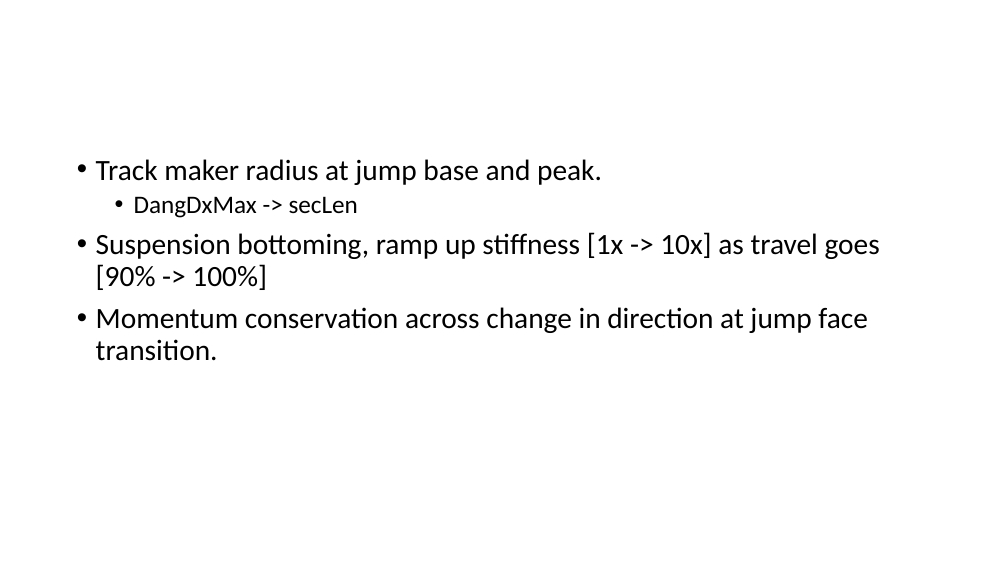
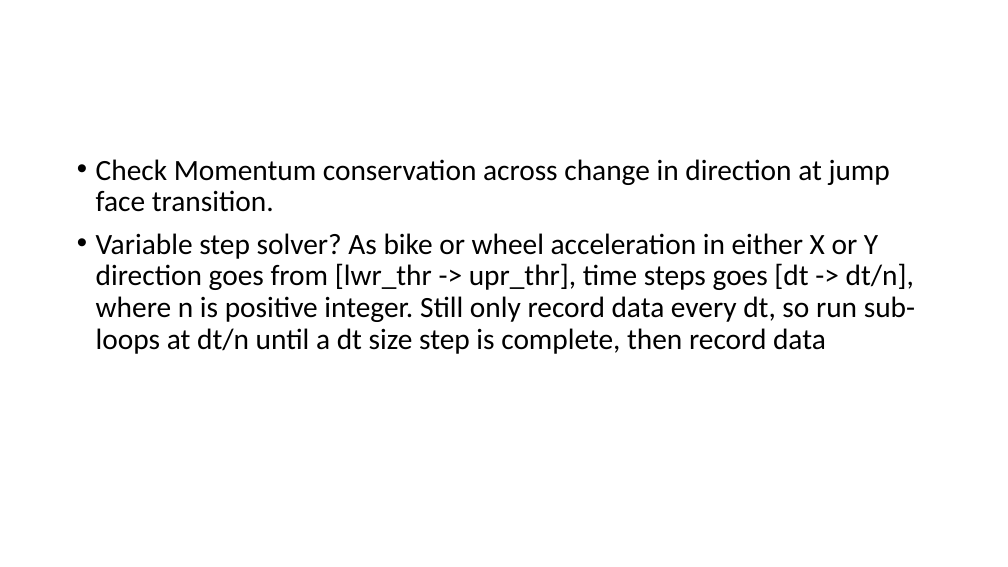
Before and after one commit to albensteinFMBA/Analytics-Demo, a slide deck: slide 4 of supercross_learner/supercross_diagrams.pptx. Drawn at 1008x567 pixels with LibreOffice and Linux fonts; fonts in the diff are those of the drawing. Boxes give left, top, right and bottom in pixels: in the first picture for what was removed or moved away, otherwise in the second. Text is boxed around its words. In the diff, an @@ line names an element or a change of style, - is before the commit and + after.

```diff
--- a/supercross_learner/supercross_diagrams.pptx
+++ b/supercross_learner/supercross_diagrams.pptx
@@ text at (x1=96, y1=159, x2=915, y2=354): text changed @@
-• Track maker radius at jump base and peak.
-  • DangDxMax -> secLen
-• Suspension bottoming, ramp up stiffness [1x -> 10x] as travel goes [90% -> 100%]
-• Momentum conservation across change in direction at jump face transition.
+• Check Momentum conservation across change in direction at jump face transition.
+• Variable step solver? As bike or wheel acceleration in either X or Y direction goes from [lwr_thr -> upr_thr], time steps goes [dt -> dt/n], where n is positive integer. Still only record data every dt, so run sub-loops at dt/n until a dt size step is complete, then record data
```
